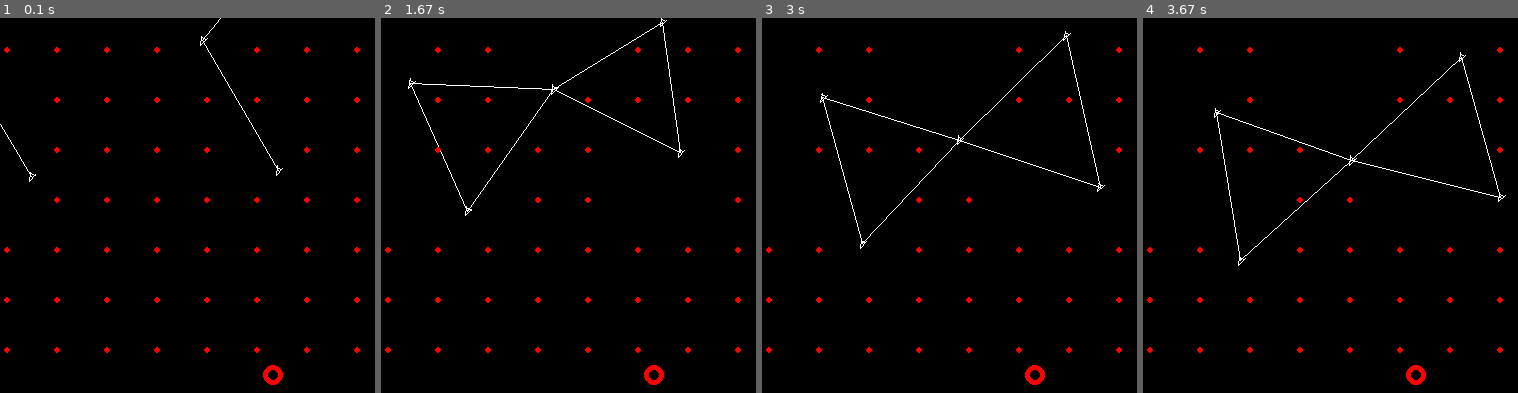
Above: before the commit, frames 1-4 (left to right).
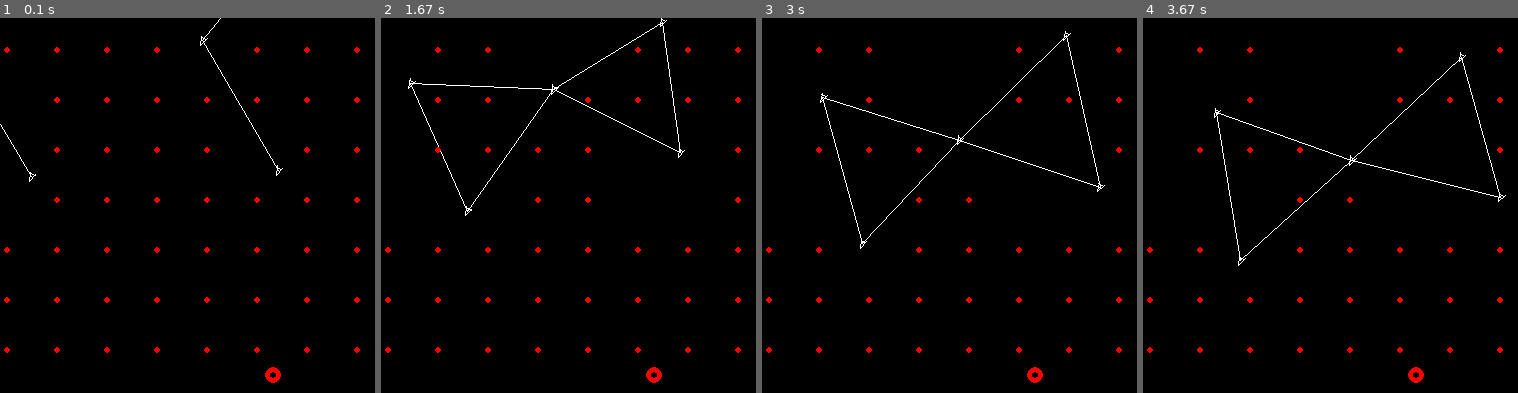
Above: after the commit, the same moments.

Repository: LouisDeOliveira/Projet_VA
Game: pygame game, started from Simulation.py
The game is run twice, just before and just after one commit, with the same random seed, the same clock (stepped at 60 frames per second) and the same inputs.
Inputs:
- Up to frame 1 (0.1 s): no input
- Up to frame 2 (1.67 s): no input
- Up to frame 3 (3 s): no input
- Up to frame 4 (3.67 s): no input
The pictures show only the part of the screen within x 12-62%, y 9-59%; the shares and areas given below are measured in that part.

The runs differ from the first frame. In frame 1, 0.1% of the frame differs, in the area x 70-76%, y 92-98%; in frame 2, 0.1%; in frame 3, 0.1%; in frame 4, 0.1%.

Commit message:
ajustements mineurs

Diff:
--- a/Environnement.py
+++ b/Environnement.py
@@ -45,7 +45,7 @@
 
         for _ in range(n_targets):
             self.Agent_list.append(Target(random.random(
-            )*self.width, random.random()*self.height, 0, -90, 5, int(uuid.uuid1()), self))
+            )*self.width, random.random()*self.height, int(uuid.uuid1()), self))
 
         for _ in range(n_verificateurs):
             self.Agent_list.append(Verificateur(random.random(
--- a/Target.py
+++ b/Target.py
@@ -26,48 +26,14 @@
     """ Voir drone
         targeted : Boolean : True si ciblé par un Chercheur """
 
-    def __init__(self, x, y, speed, direction, size, id, env):
+    def __init__(self, x, y, id, env):
         self.id = id
         self.speed = np.array([0., 0.])
         self.acc = np.array([0., 0.])
         self.env = env
         self.pos = np.array([x, y])
-        self.dir = direction
-        self.size = size
         self.targeted = False
 
     def display(self):
-        a = self.dir
         x, y = self.pos
-        s = self.size
-
-        pygame.draw.circle(self.env.screen, red, (x,y), 10, 5)
-
-    def wander(self):
-        return self.x, self.y, self.dir
-
-    def step(self):
-        self.x, self.y, self.dir = self.wander()
-    """
-    def wander(self, r=100):
-        if self.destination == None:
-            if self.target == None:
-                theta = random.random()*2*math.pi
-                dest_x, dest_y = max(min(self.x + r*math.cos(theta), self.env.width), 0), max(
-                    min(self.y + r*math.sin(theta), self.env.height), 0)
-
-                self.destination = dest_x, dest_y
-            else:
-                dest_x, dest_y = self.target.x, self.target.y
-                self.destination = dest_x, dest_y
-
-        elif point_distance(self.x, self.y, self.destination[0], self.destination[1]) < 1 and self.target == None:
-            self.destination = None
-            theta = random.random()*2*math.pi
-            dest_x, dest_y = max(min(self.x + r*math.cos(theta), self.env.width), 0), max(
-                min(self.y + r*math.sin(theta), self.env.height), 0)
-            self.destination = dest_x, dest_y
-
-        elif self.destination != None and self.target != None:
-            if self.destination != self.target:
-                self .destination = self.target.x, self.target.y"""
+        pygame.draw.circle(self.env.screen, red, (x,y), 8, 5)
